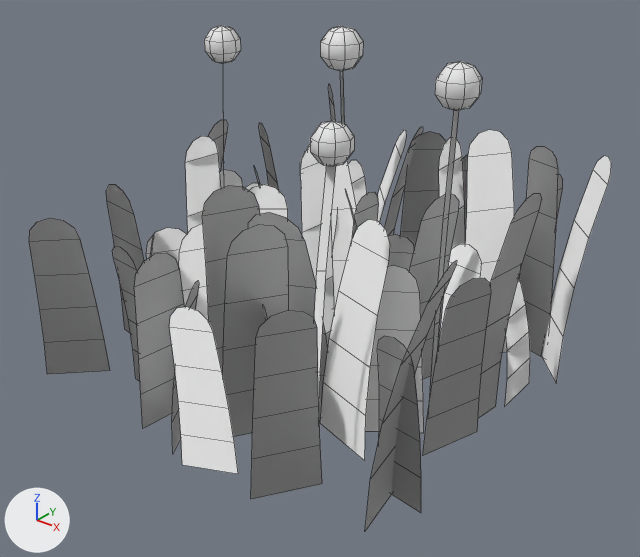
The FBX model Assets/Models/Tile/Grass/grass_thin_3.fbx as it was, and as the next commit left it.
One viewpoint serves both versions: a 50 mm camera at (1.715, -1.044, 1.198) aimed at (0.525, 0.444, 0.276). Arrows for +X, +Y and +Z are at lower left; the lights stay in place. The older version comes first. Mesh edges are drawn as thin lines. Where no turn or scale is listed for an object, it has been applied to the vertices.

In view in the first picture: 'grass_thin_3'.
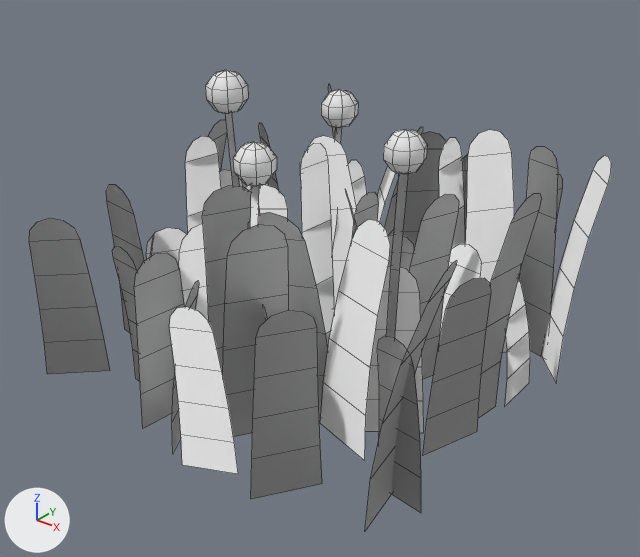
Commit message: Show more flowers on shorter grass so mowing only adds flowers

Boxes [x1, y1, x2, y2] around the edits, measured in the pictures (640 x 557 px; the box of a moved part takes in the faces that stretch with it):
'grass_thin_3', reshaped (9% shorter): before [29, 25, 611, 531]; after [29, 70, 611, 531]
part 1 of me_grass_thin_3, moved or reshaped: before [435, 61, 482, 110]; after [206, 70, 248, 114]
part 2 of me_grass_thin_3, moved or reshaped: before [204, 25, 241, 64]; after [233, 142, 277, 186]
part 3 of me_grass_thin_3, moved or reshaped: before [310, 121, 354, 166]; after [321, 89, 358, 128]
part 4 of me_grass_thin_3, moved or reshaped: before [320, 26, 363, 71]; after [383, 129, 427, 174]
part 5 of me_grass_thin_3, moved or reshaped (mostly hidden afterwards): before [314, 110, 459, 402]; after [225, 113, 342, 186]
part 6 of me_grass_thin_3, moved or reshaped (mostly hidden): before [223, 71, 345, 130]; after [250, 173, 409, 338]

Patch to the scene script:
```diff
--- a/Assets/Models/Tile/Grass/grass_thin_3.fbx.py
+++ b/Assets/Models/Tile/Grass/grass_thin_3.fbx.py
@@ me_grass_thin_3 @@
 # used by ob_grass_thin_3; location = (0.0, 0.0, 0.0)
-me_grass_thin_3.from_pydata(...)  # 919 vertices, 421 faces; spans x -0.051..1.045, y -0.041..1.06, z 0.0..0.836
-me_grass_thin_3.vertices[735].co = (0.836, 0.478, 0.0)
-me_grass_thin_3.vertices[736].co = (0.834, 0.46, 0.0)
-me_grass_thin_3.vertices[737].co = (0.837, 0.48, 0.249)  # pixel (439, 321)
-me_grass_thin_3.vertices[738].co = (0.835, 0.462, 0.249)  # pixel (434, 324)
-me_grass_thin_3.vertices[739].co = (0.838, 0.486, 0.498)  # pixel (448, 217)
-me_grass_thin_3.vertices[740].co = (0.836, 0.468, 0.498)  # pixel (443, 219)
-me_grass_thin_3.vertices[741].co = (0.84, 0.496, 0.746)
-me_grass_thin_3.vertices[742].co = (0.839, 0.478, 0.746)
-me_grass_thin_3.vertices[827].co = (0.723, 0.162, 0.0)
-me_grass_thin_3.vertices[828].co = (0.737, 0.173, 0.0)
-me_grass_thin_3.vertices[829].co = (0.725, 0.165, 0.229)
-me_grass_thin_3.vertices[830].co = (0.739, 0.176, 0.229)  # pixel (320, 371)
-me_grass_thin_3.vertices[831].co = (0.734, 0.173, 0.458)  # pixel (316, 270)
-me_grass_thin_3.vertices[832].co = (0.748, 0.184, 0.458)  # pixel (326, 270)
-me_grass_thin_3.vertices[833].co = (0.747, 0.187, 0.687)
-me_grass_thin_3.vertices[834].co = (0.761, 0.198, 0.687)
+me_grass_thin_3.from_pydata(...)  # 919 vertices, 421 faces; spans x -0.051..1.045, y -0.041..1.06, z 0.0..0.742
+# me_grass_thin_3 part 1: the loose piece of 34 vertices spanning x 0.793..0.886, y 0.441..0.534, z 0.727..0.825 is scaled about its middle by 1.06, then moved by (-0.591, -0.049, -0.094)
+# me_grass_thin_3 part 2: the loose piece of 34 vertices spanning x 0.208..0.291, y 0.389..0.472, z 0.749..0.836 is scaled about its middle by 1.04, then moved by (0.316, -0.244, -0.156)
+# me_grass_thin_3 part 3: the loose piece of 34 vertices spanning x 0.714..0.795, y 0.152..0.233, z 0.67..0.755 is scaled about its middle by 1.16, then moved by (-0.379, 0.517, -0.107)
+# me_grass_thin_3 part 4: the loose piece of 34 vertices spanning x 0.396..0.496, y 0.574..0.674, z 0.726..0.831 is scaled about its middle by 0.809, then moved by (0.416, -0.353, -0.078)
+# me_grass_thin_3 part 5
+me_grass_thin_3.vertices[735].co = (0.254, 0.477, 0.0)
+me_grass_thin_3.vertices[736].co = (0.249, 0.46, 0.0)
+me_grass_thin_3.vertices[737].co = (0.254, 0.474, 0.217)
+me_grass_thin_3.vertices[738].co = (0.249, 0.456, 0.217)
+me_grass_thin_3.vertices[739].co = (0.253, 0.464, 0.433)
+me_grass_thin_3.vertices[740].co = (0.248, 0.447, 0.433)
+me_grass_thin_3.vertices[741].co = (0.251, 0.447, 0.65)
+me_grass_thin_3.vertices[742].co = (0.246, 0.43, 0.65)
+me_grass_thin_3.vertices[827].co = (0.363, 0.68, 0.0)
+me_grass_thin_3.vertices[828].co = (0.37, 0.696, 0.0)
+me_grass_thin_3.vertices[829].co = (0.364, 0.682, 0.192)
+me_grass_thin_3.vertices[830].co = (0.371, 0.698, 0.192)
+me_grass_thin_3.vertices[831].co = (0.367, 0.689, 0.384)
+me_grass_thin_3.vertices[832].co = (0.374, 0.705, 0.384)
+me_grass_thin_3.vertices[833].co = (0.372, 0.701, 0.577)
+me_grass_thin_3.vertices[834].co = (0.379, 0.718, 0.577)
+# me_grass_thin_3 part 6: 16 of 919 vertices moved; they spanned x 0.229..0.453, y 0.411..0.668, z 0.0..0.767 and now span x 0.514..0.871, y 0.184..0.301, z 0.0..0.674; mean shift (0.349, -0.292, -0.057); largest move (0.438, 0.628, 0.747) -> (0.854, 0.267, 0.674)
+# other edits to the shape of me_grass_thin_3 do not show in these pictures
```
